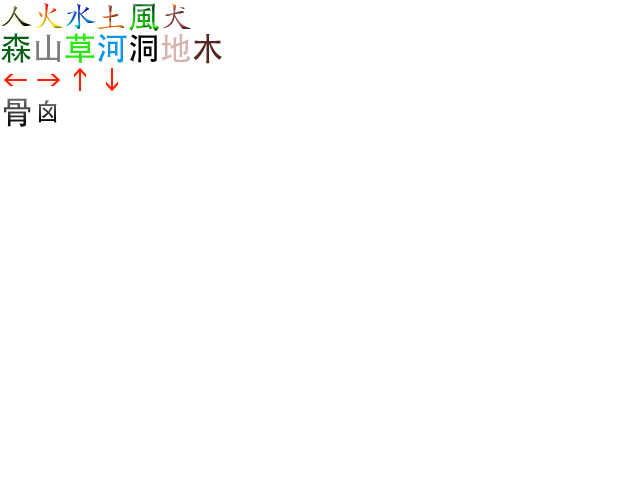
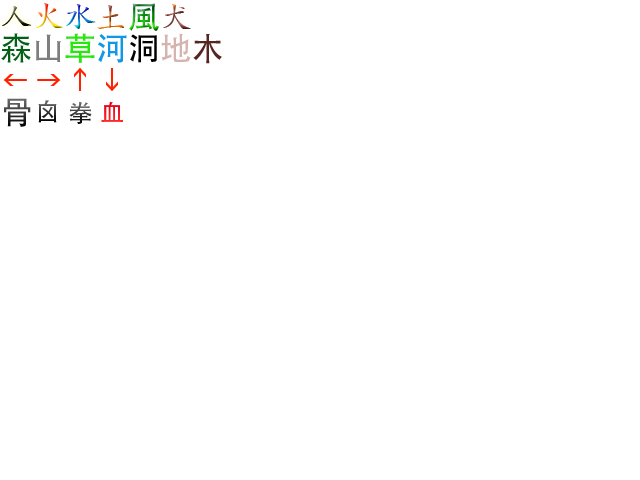
Layered file, before and after one edit (640px x 480px). Changes by layer:
added layer "blood" above "skull copy" over (101, 101, 123, 122)
added layer "skull copy" above "skull" over (69, 101, 92, 124)
